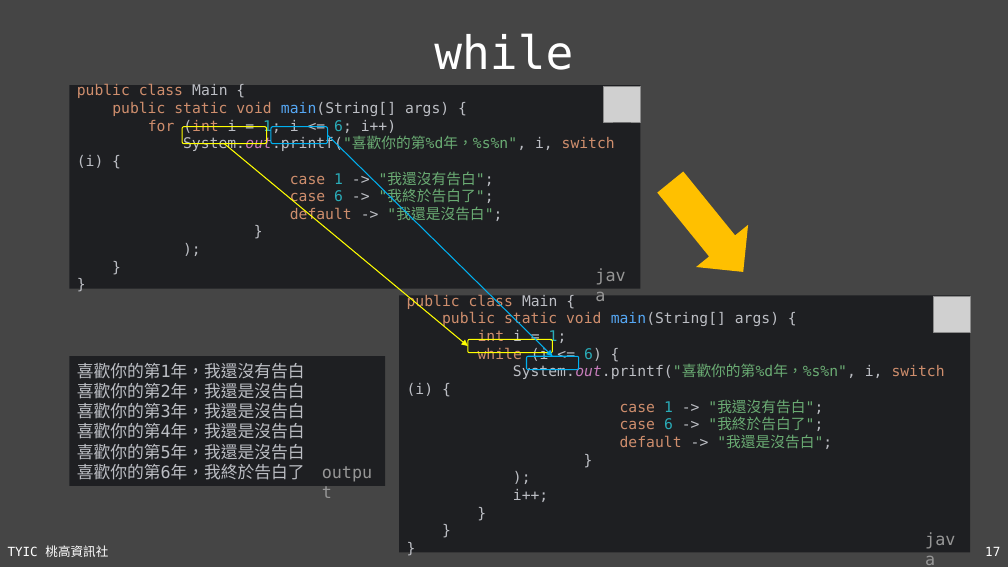
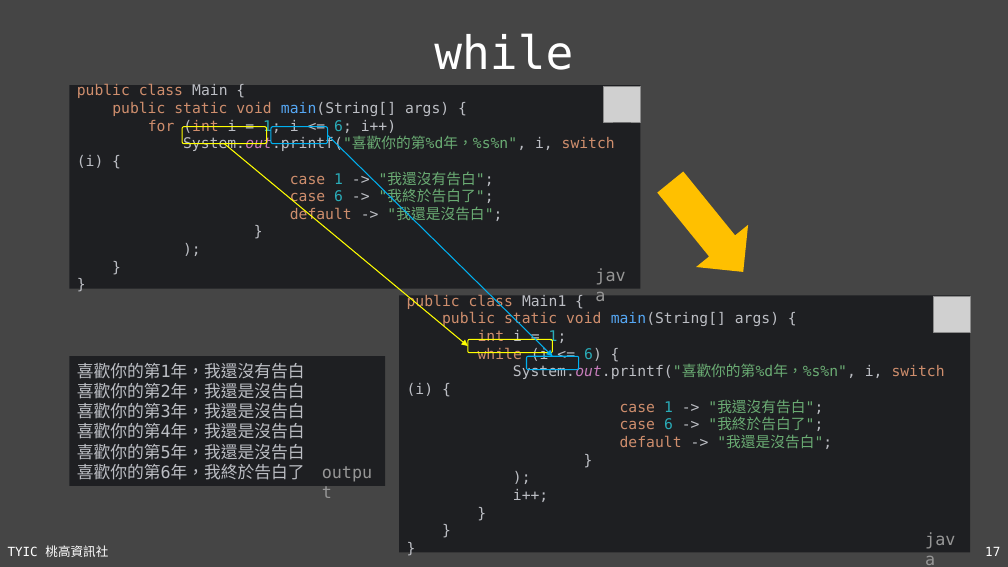
Before and after one commit to TYSHIC/slides, a slide deck: slide 17 of ppt/06_流程控制.pptx. Drawn at 1008x567 pixels with LibreOffice and Linux fonts; fonts in the diff are those of the drawing; grey boxes stand for pictures. Boxes give left, top, right and bottom in pixels: in the first picture for what was removed or moved away, otherwise in the second. Text is boxed around its words. In the diff, an @@ line names an element or a change of style, - is before the commit and + after.

```diff
--- a/ppt/06_流程控制.pptx
+++ b/ppt/06_流程控制.pptx
@@ text in rectangle at <box>407,294,945,502</box>: text changed @@
-public class Main {
-public static void main(String[] args) {
-int i = 1;
-while (i <= 6) {
-System.out.printf("喜歡你的第%d年，%s%n", i, switch (i) {
-case 1 -> "我還沒有告白";
-case 6 -> "我終於告白了";
-default -> "我還是沒告白";
-}
-);
-i++;
-}
-}
-}
+public class Main1 {
+public static void main(String[] args) {
+int i = 1;
+while (i <= 6) {
+System.out.printf("喜歡你的第%d年，%s%n", i, switch (i) {
+case 1 -> "我還沒有告白";
+case 6 -> "我終於告白了";
+default -> "我還是沒告白";
+}
+);
+i++;
+}
+}
+}
```
Also in this commit, not shown: 1 slide added, 8 other files.
